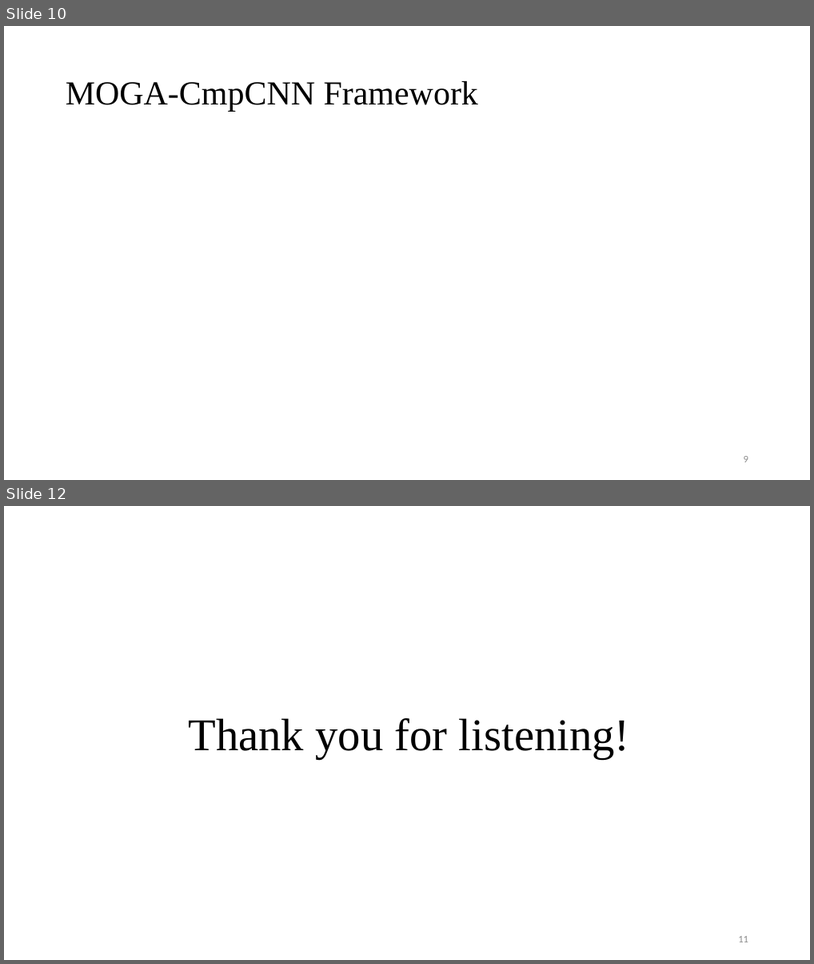
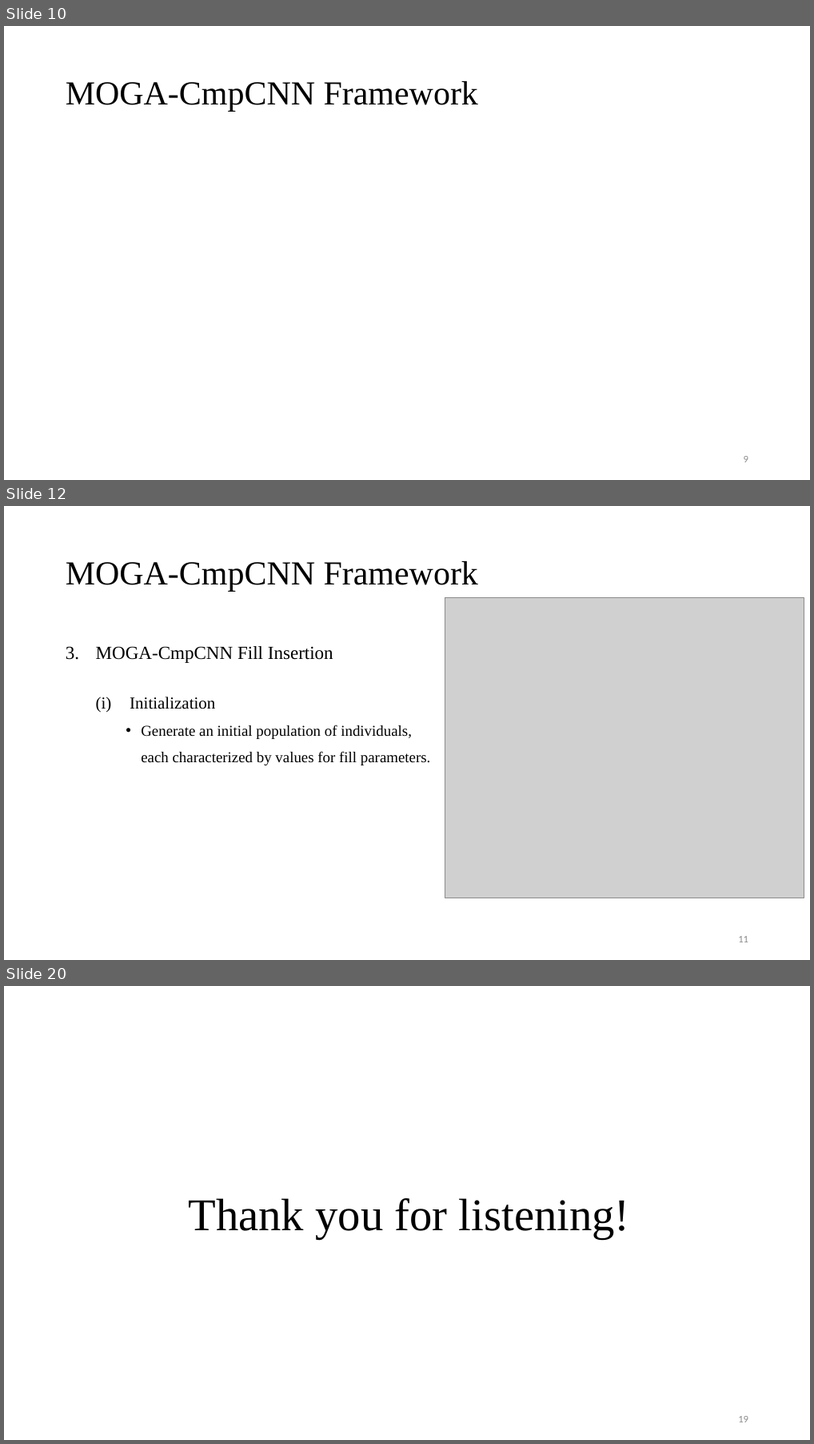
Before and after one commit to Pacific-Feng-Studuies/Studied-Papers, a slide deck: DAC2024/MOGA-CmpCNN/MOGA-CmpCNN A Multi-Objective Genetic Algorithm Intergrated with CmpCNN Model for CMP-Aware Metal Fill.pptx. Shown one above the other, each under a label of ours: slides 10 and 12 before the commit, slides 10, 12 and 20 after it; the slides between them are not shown. The pictures are 814x964 and 814x1444 pixels, drawn with LibreOffice and Linux fonts; fonts in the diff are those of the drawing; grey boxes stand for pictures. Boxes give left, top, right and bottom in pixels: in the first picture for what was removed or moved away, otherwise in the second. Text is boxed around its words. In the diff, an @@ line names an element or a change of style, - is before the commit and + after.

```diff
--- a/DAC2024/MOGA-CmpCNN/MOGA-CmpCNN A Multi-Objective Genetic Algorithm Intergrated with CmpCNN Model for CMP-Aware Metal Fill.pptx
+++ b/DAC2024/MOGA-CmpCNN/MOGA-CmpCNN A Multi-Objective Genetic Algorithm Intergrated with CmpCNN Model for CMP-Aware Metal Fill.pptx
@@ slide 12 added at bbox=[4, 506, 810, 960], background #FFFFFF @@
@@ title added at bbox=[66, 561, 478, 591], 40 pt, text #000000 @@
+MOGA-CmpCNN Framework
@@ picture added at bbox=[445, 597, 804, 897] @@
@@ text added at bbox=[96, 646, 431, 765], 18 pt, text #000000 @@
+3. MOGA-CmpCNN Fill Insertion
+  (i) Initialization
+    • Generate an initial population of individuals,
+    each characterized by values for fill parameters.
@@ page number added at bbox=[738, 936, 749, 942], 12 pt, text #8C8C8C @@
+11
@@ what was slide 12 is now slide 20 @@
@@ page number at bbox=[738, 1416, 749, 1422]: text changed @@
-11
+19
```
Also in this commit, not shown: 1 slide changed, 7 other slides added, 1 other file.
